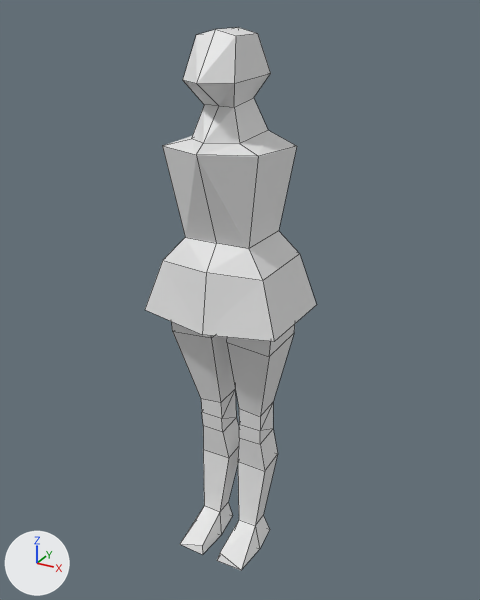
Before and after pictures for a commit that changed the Blender file udemy/knight/knight.blend.
The view is the same before and after, from a 50 mm lens placed at (1.111, -1.939, 2.067), pointed at (0.014, 0.056, 1.069). The axes (+X, +Y, +Z) are drawn at lower left. The lights are the same throughout. The older version comes first. Mesh edges are drawn as thin lines.

Names of what the first picture shows: 'Knight'.
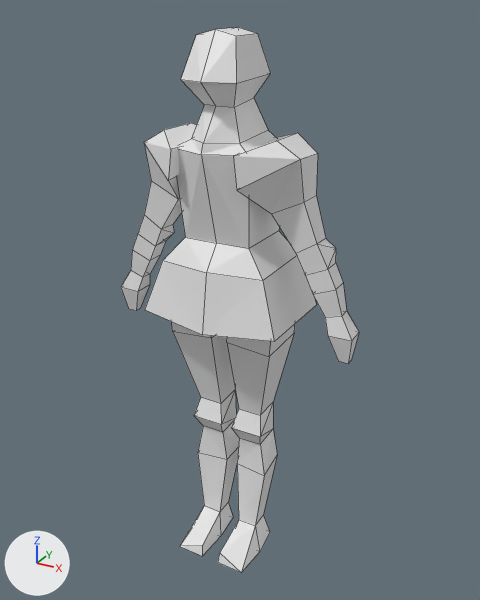
Commit message: progress on knight

Pixel boxes (x1, y1, x2, y2) of what changed, in the pictures (480 x 600 px; the box of a moved part takes in the faces that stretch with it):
'Knight', reshaped (39% wider)
    before: (145, 27, 316, 570)
    after: (121, 27, 359, 572)
part 1 of me_cube, added
    after: (121, 123, 359, 364)
part 2 of me_cube, moved or reshaped
    before: (163, 29, 297, 249)
    after: (177, 29, 279, 249)
part 3 of me_cube, moved or reshaped
    before: (180, 389, 278, 570)
    after: (180, 390, 277, 572)

Diff of the bpy script that builds the scene:
```diff
--- a/udemy/knight/knight.blend.py
+++ b/udemy/knight/knight.blend.py
@@ me_cube @@
 # used by ob_knight; location = (0.0, 0.0, 0.0)
 # verts and faces of me_cube; kept vertices keep their numbers, new ones are numbered from 69
 # before: 0 (0.19, 0.13, 1.64) at pixel (296, 146), 2 (0.18, -0.13, 1.65) at pixel (258, 156), 5 (0.0, -0.06, 1.78) at pixel (218, 105), 9 (0.0, -0.2, 1.65) at pixel (196, 154), 21 (0.0, -0.19, 1.86) at pixel (196, 83)
 # before: 22 (0.09, -0.12, 1.86) at pixel (234, 83)
-me_cube.from_pydata(...)  # 69 vertices, 62 faces; spans x 0.0..0.26, y -0.2..0.23, z 0.0..2.01
+me_cube.from_pydata(...)  # 103 vertices, 97 faces; spans x 0.0..0.48, y -0.19..0.23, z -0.01..2.01
+# me_cube part 1: a new loose piece of 38 vertices spanning x 0.07..0.48, y -0.17..0.18, z 0.95..1.69, in mat_material (white #e7e7e7)
+# me_cube part 2
+verts[0] = (0.17, 0.12, 1.63)  # moved
+verts[2] = (0.14, -0.12, 1.65)  # moved
+verts[5] = (0.0, -0.08, 1.78)  # moved, pixel (215, 105)
+verts[9] = (0.0, -0.17, 1.65)  # moved, pixel (201, 154)
+verts[21] = (0.0, -0.16, 1.86)  # moved, pixel (200, 82)
+verts[22] = (0.1, -0.12, 1.86)  # moved, pixel (236, 83)
+# me_cube part 3
+# 7 vertices are removed from x 0.02..0.14, y 0.02..0.15, z 0.36
+# 12 faces are deleted
+# 3 vertices in x 0.04..0.16, y -0.04..0.08, z 0.01 move by (0.0, 0.0, -0.01)
+# 6 vertices move from x 0.02..0.15, y -0.18..0.02, z 0.0..0.56 to x 0.02..0.16, y -0.18..0.0, z -0.01..0.56
+# 3 vertices are added at (0.02, 0.13, 0.36), (0.02, 0.01, 0.36), (0.15, 0.14, 0.36)
+# 8 new faces join them
 me_cube.materials.append(mat_material)
```
